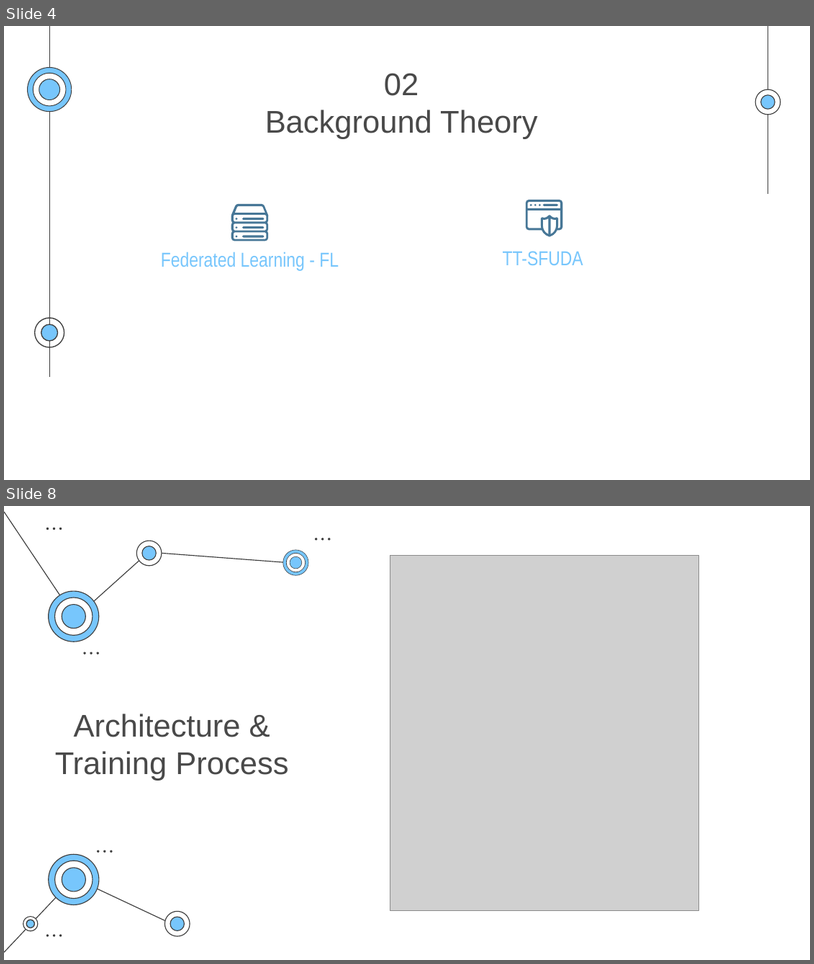
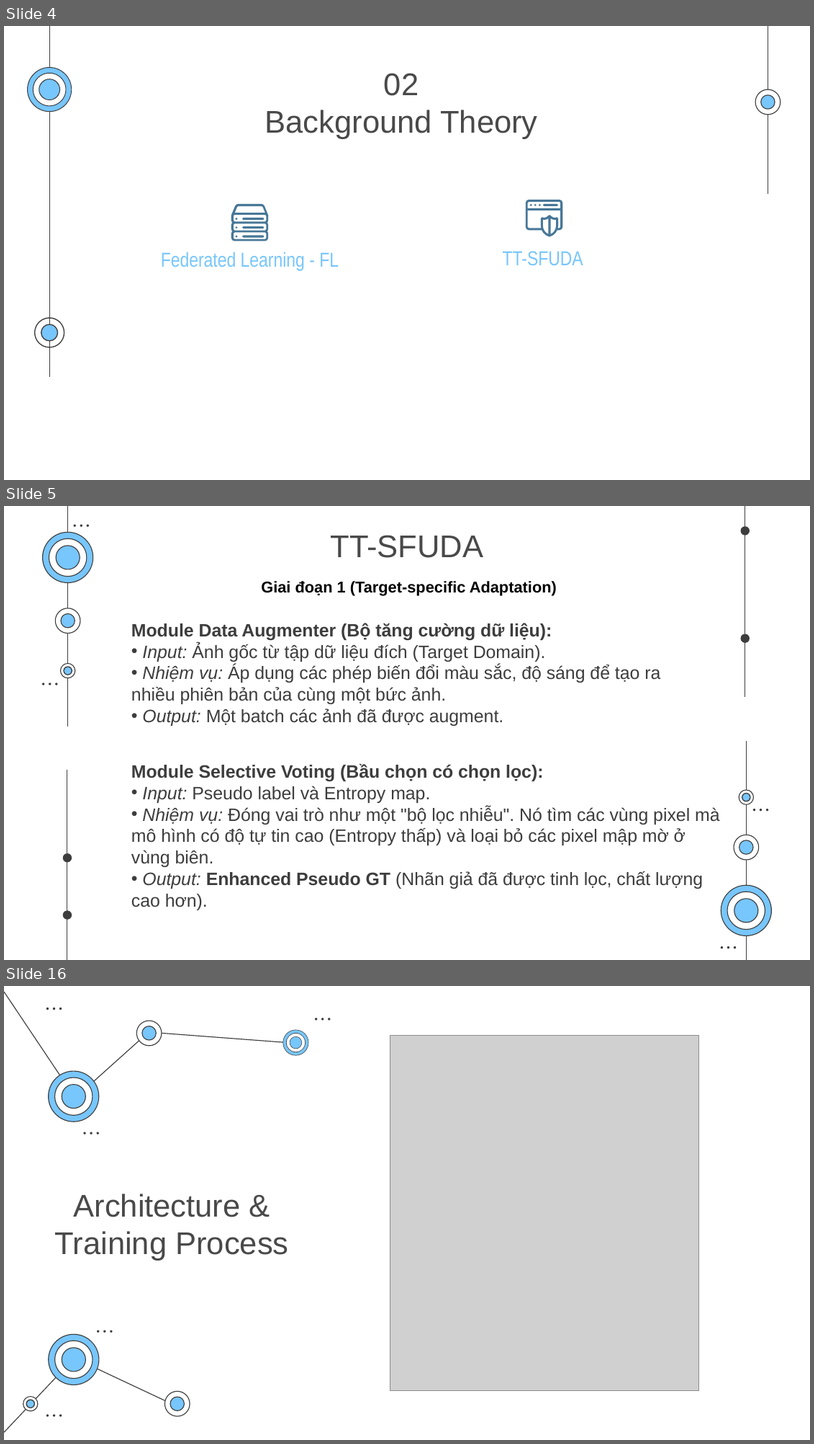
Before and after one commit to Fenteay/tt-sfuda, a slide deck: CS2311_CH200_ 250101037.pptx. Shown one above the other, each under a label of ours: slides 4 and 8 before the commit, slides 4, 5 and 16 after it; the slides between them are not shown. The pictures are 814x964 and 814x1444 pixels, drawn with LibreOffice and Linux fonts; fonts in the diff are those of the drawing; grey boxes stand for pictures. Boxes give left, top, right and bottom in pixels: in the first picture for what was removed or moved away, otherwise in the second. Text is boxed around its words. In the diff, an @@ line names an element or a change of style, - is before the commit and + after.

```diff
--- a/CS2311_CH200_ 250101037.pptx
+++ b/CS2311_CH200_ 250101037.pptx
@@ slide 5 added at <box>4,506,810,960</box>, background #FFFFFF @@
@@ group added at <box>42,506,772,960</box>: 28 freeform shapes, 16 ellipses, 4 lines @@
@@ title added at <box>331,535,484,558</box>, 28 pt, text #494949 @@
+TT-SFUDA
@@ text added at <box>261,581,557,596</box>, 14 pt, text #000000, bold @@
+Giai đoạn 1 (Target-specific Adaptation)
@@ text added at <box>131,623,661,726</box>, 16 pt, text #3D3D3D @@
+Module Data Augmenter (Bộ tăng cường dữ liệu):
+• Input: Ảnh gốc từ tập dữ liệu đích (Target Domain).
+• Nhiệm vụ: Áp dụng các phép biến đổi màu sắc, độ sáng để tạo ra nhiều phiên bản của cùng một bức ảnh.
+• Output: Một batch các ảnh đã được augment.
@@ text added at <box>131,764,720,910</box>, 16 pt, text #3D3D3D @@
+Module Selective Voting (Bầu chọn có chọn lọc):
+• Input: Pseudo label và Entropy map.
+• Nhiệm vụ: Đóng vai trò như một "bộ lọc nhiễu". Nó tìm các vùng pixel mà mô hình có độ tự tin cao (Entropy thấp) và loại bỏ các pixel mập mờ ở vùng biên.
+• Output: Enhanced Pseudo GT (Nhãn giả đã được tinh lọc, chất lượng cao hơn).
@@ what was slide 8 is now slide 16 @@
```
Also in this commit, not shown: 1 slide changed, 7 other slides added.
